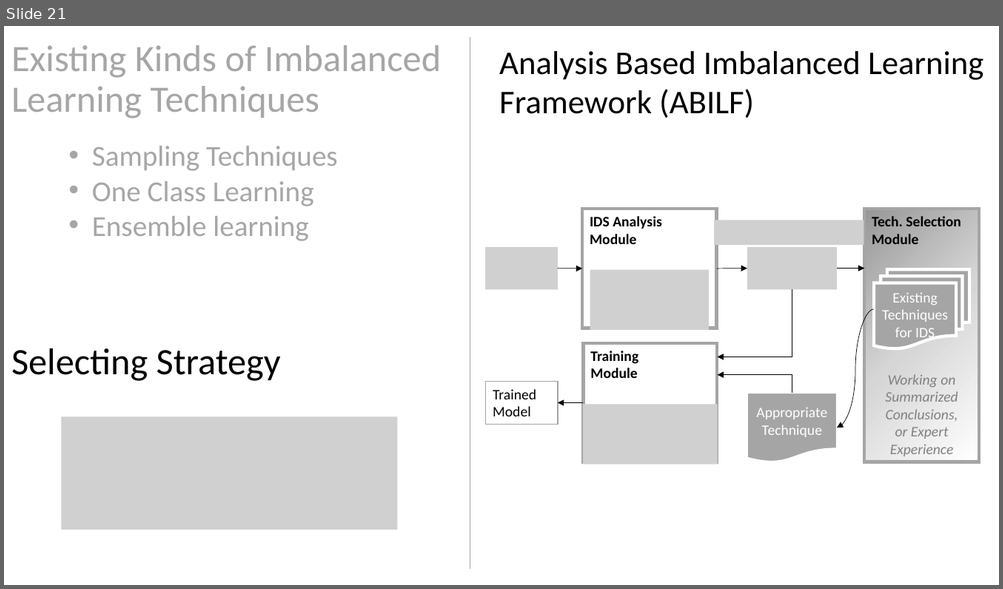
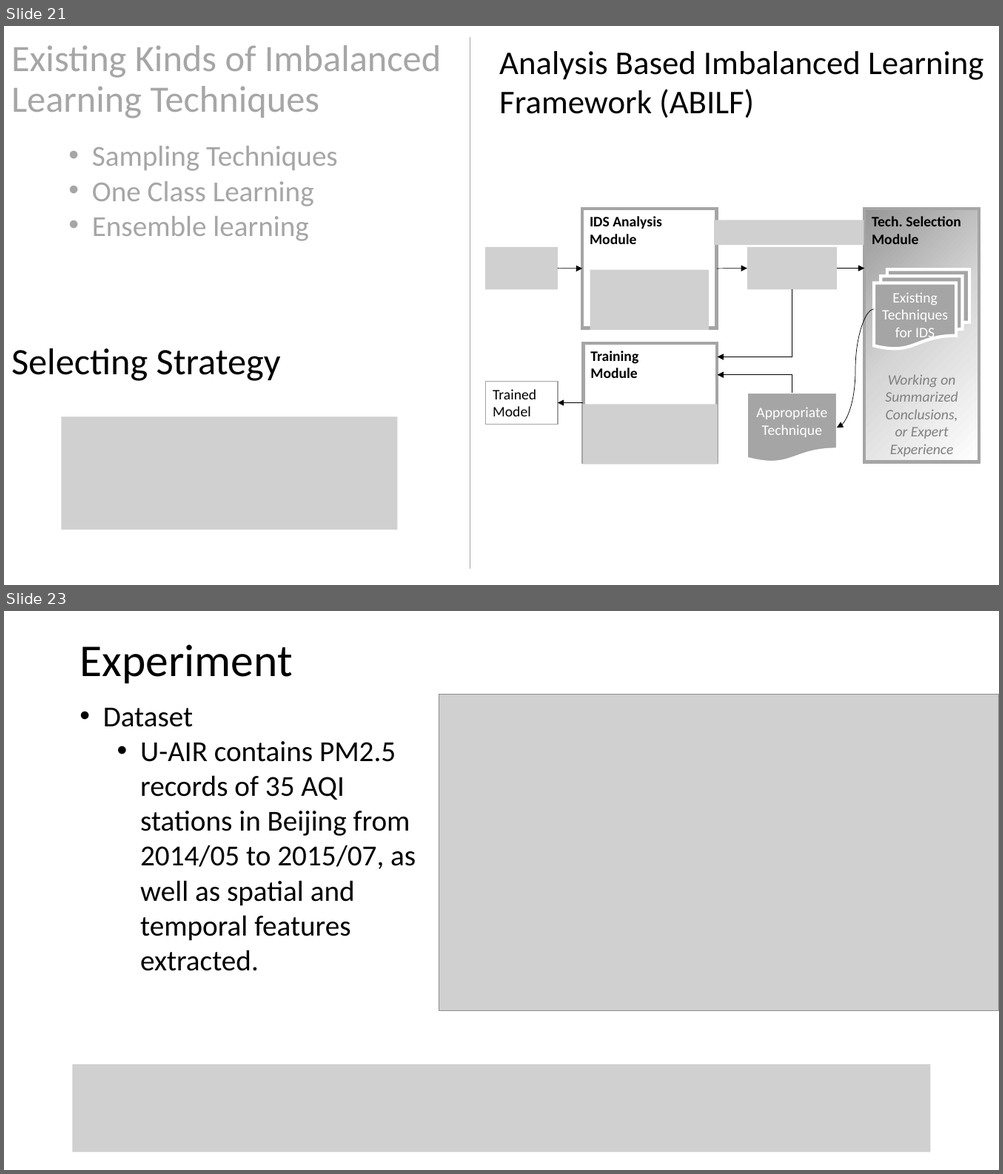
Before and after one commit to RKDSOne/ids, a slide deck: slides&notes/Learning on imbalanced data.pptx. Shown one above the other, each under a label of ours: slide 21 before the commit, slides 21 and 23 after it; the slides between them are not shown. The pictures are 1003x589 and 1003x1174 pixels, drawn with LibreOffice and Linux fonts; fonts in the diff are those of the drawing; grey boxes stand for pictures. Boxes give left, top, right and bottom in pixels: in the first picture for what was removed or moved away, otherwise in the second. Text is boxed around its words. In the diff, an @@ line names an element or a change of style, - is before the commit and + after.

```diff
--- a/slides&notes/Learning on imbalanced data.pptx
+++ b/slides&notes/Learning on imbalanced data.pptx
@@ slide 23 added at [4, 611, 999, 1170], background #FFFFFF @@
@@ title added at [79, 644, 292, 684], 44 pt, text #000000 @@
+Experiment
@@ picture added at [439, 695, 999, 1011] @@
@@ text added at [103, 708, 415, 971], 28 pt, text #000000 @@
+• Dataset
+  • U-AIR contains PM2.5 records of 35 AQI stations in Beijing from 2014/05 to 2015/07, as well as spatial and temporal features extracted.
@@ picture added at [73, 1065, 930, 1153] @@
```
Also in this commit, not shown: 1 slide changed, 2 other slides added, 2 slides removed.
